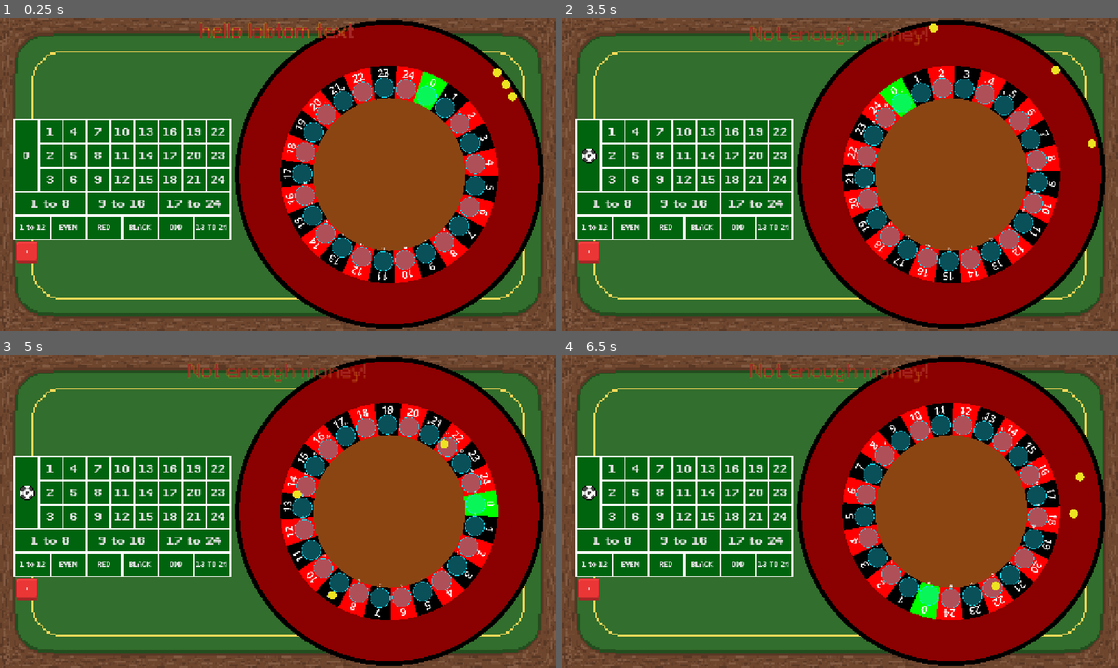
Above: before the commit, frames 1-4 (two rows, left to right).
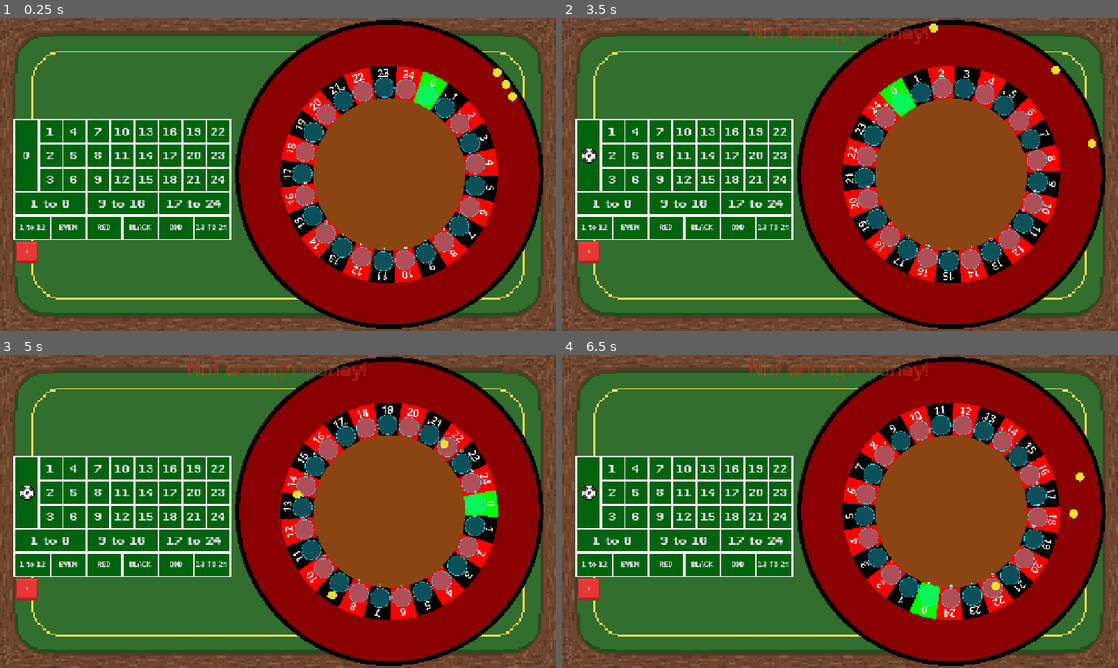
Above: after the commit, the same moments.

Repository: DuneRanger/Very-Serious-GameJam-2026
Game: Godot game, scene res://scenes/game/game_scene/game_scene.tscn
The game is run twice, just before and just after one commit, with the same random seed, the same clock (stepped at 60 frames per second) and the same inputs. Sound files missing from this copy of the repository are replaced by a short silence.
Inputs:
- Up to frame 1 (0.25 s): no input
- Up to frame 2 (3.5 s): click "+" at 0.5 s; click "-" at 1.25 s; click "0" at 2 s; click "1" at 2.75 s
- Up to frame 3 (5 s): click "2" at 3.5 s; click "3" at 4.25 s
- Up to frame 4 (6.5 s): click "4" at 5 s; click "5" at 5.75 s

The runs differ from the first frame. In frame 1, 0.6% of the frame differs, in the area x 36-64%, y 1-7%; in frame 2, 0.4%; in frame 3, 0.4%; in frame 4, 0.4%.

Commit message:
final changes to the error message

Diff:
--- a/scenes/game/game_scene/betting_system/betting_system.gd
+++ b/scenes/game/game_scene/betting_system/betting_system.gd
@@ -24,6 +24,7 @@
 
 var error_message = ""
 
+signal send_error_message(message : String)
 
 func get_bet_type(id : int) -> GameEnums.bet_types:
 	if id >= 0 && id <= max_num:
@@ -191,10 +192,10 @@
 		current_increment *= -1
 
 	if current_increment > GameManager.money:
-		error_message = "Not enough money!"
+		send_error_message.emit("Not enough money!")
 		return
 	elif current_increment < 0 and bets[b_id] == 0:
-		error_message = "Removing money on an empty bet!"
+		send_error_message.emit("Removing money on an empty bet!")
 		return
 
 	var old_bet_amount = bets[b_id]
--- a/scenes/game/game_scene/game_scene.gd
+++ b/scenes/game/game_scene/game_scene.gd
@@ -7,12 +7,9 @@
 func _ready() -> void:
 	GameManager.money = 1
 	GameManager.game_state = GameEnums.game_states.BET_PHASE
+	$Table/BettingSystem.send_error_message.connect(send_error_message)
 
 func _process(_delta: float) -> void:
-	if $Table/BettingSystem.error_message != "":
-		send_error_message($Table/BettingSystem.error_message)
-		$Table/BettingSystem.error_message = ""
-
 	match (GameManager.game_state):
 		GameEnums.game_states.BET_PHASE:
 			if Input.is_action_just_pressed("rotate_roullete"):
@@ -26,8 +23,5 @@
 			pass
 
 func send_error_message(message : String):
-	print("ok1")
 	$Table/ErrorMessage.put_content(message)
-	print("ok2")
 	$Table/ErrorMessage.restart_anim()
-	print("ok3")
--- a/scenes/game/utils/ErrorMessage.tscn
+++ b/scenes/game/utils/ErrorMessage.tscn
@@ -52,8 +52,8 @@
 tracks/0/interp = 1
 tracks/0/loop_wrap = true
 tracks/0/keys = {
-"times": PackedFloat32Array(0.0009999999, 0.35, 1.7),
-"transitions": PackedFloat32Array(1, 1, 0.17075504),
+"times": PackedFloat32Array(0.0009999999, 0.35, 1.1666666),
+"transitions": PackedFloat32Array(1, 1, 0.060371093),
 "update": 0,
 "values": [Color(0.6509804, 0.14901961, 0.14901961, 1), Color(0.6509804, 0.14901961, 0.14901961, 1), Color(0.6509804, 0.14901961, 0.14901961, 0)]
 }
@@ -67,7 +67,7 @@
 "times": PackedFloat32Array(0, 0.46666667, 4),
 "transitions": PackedFloat32Array(1, 1, 1),
 "update": 0,
-"values": [Vector2(-640, 0), Vector2(-640, 0), Vector2(-640, 100)]
+"values": [Vector2(-640, 0), Vector2(-640, 0), Vector2(-640, 40)]
 }
 tracks/2/type = "value"
 tracks/2/imported = false
@@ -76,7 +76,7 @@
 tracks/2/interp = 1
 tracks/2/loop_wrap = true
 tracks/2/keys = {
-"times": PackedFloat32Array(0, 0.5, 2.0333333),
+"times": PackedFloat32Array(0, 0.5, 1.5),
 "transitions": PackedFloat32Array(1, 0.21763788, 0.53588665),
 "update": 0,
 "values": [Color(0.98039216, 0.76862746, 0, 1), Color(0.98039216, 0.76862746, 0, 1), Color(0.98039216, 0.76862746, 0, 0)]
@@ -113,7 +113,6 @@
 theme_override_constants/outline_size = 3
 theme_override_fonts/font = ExtResource("2_phkeu")
 theme_override_font_sizes/font_size = 40
-text = "hello lobtom text"
 horizontal_alignment = 1
 vertical_alignment = 1
 metadata/_edit_use_anchors_ = true
--- a/scenes/game/utils/error_message.gd
+++ b/scenes/game/utils/error_message.gd
@@ -5,11 +5,6 @@
 func put_content (content : String):
 	$Label.text = content
 
-func get_text_size () -> Vector2:
-	return $Label.size
-
 func restart_anim() -> void:
 	$AnimationPlayer.stop()
-	print("hello1")
 	$AnimationPlayer.play("fade_out", -1, 1.0, false)
-	print("hello2")
